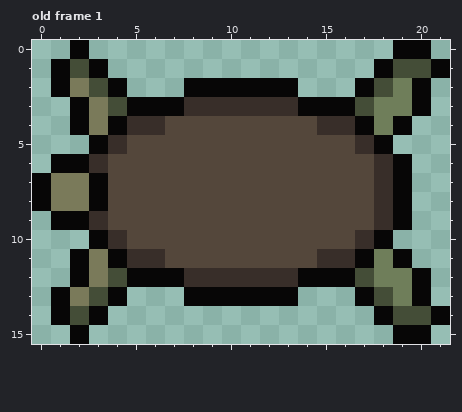
Pixel-art file, stored at assets/obstacles/turtle/turtle.aseprite. The first picture shows the starting point.
22x16 pixels, 1 frame. Shown: old frame 1. The commit also changed other frames, which this record leaves out.
The result:
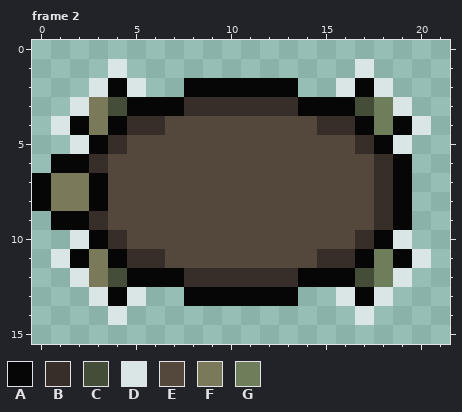
Palette (. is transparent): A #070606  B #382e29  C #444d37  D #dae5e6  E #54473b  F #7a7a5a  G #6f7e5a
A new or re-ordered frame is compared with the old frame closest to it.
Difference:
frames 1 -> 4
Changed rows in their new state; - is an unchanged pixel.
Frame 2 is new; against old frame 1:
first column x 1:
 0 -.----------------..-
 1 ...D------------D....
 2 ..D-D----------D-D..-
 3 -D----------------D.-
 4 D------------------D-
 5 -D----------------D--
first column x 1:
10 -D----------------D--
11 D------------------D-
12 -D----------------D.-
13 ..D-D----------D-D..-
14 ...D------------D....
15 -.----------------..-
Where, in picture pixels (left, top, right, bottom), the same in both pictures:
changed: (51, 40, 146, 154)
changed: (336, 40, 450, 154)
changed: (51, 230, 146, 344)
changed: (336, 230, 450, 344)
